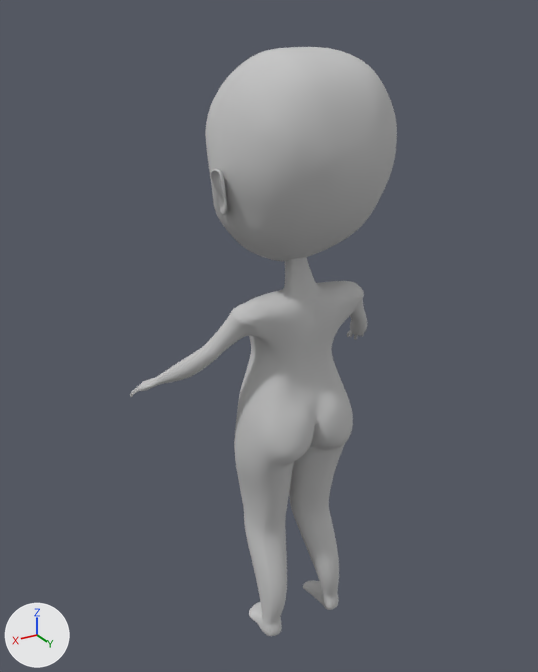
Before and after pictures for a commit that changed the Blender file MaleChibi.blend.
Rendered twice from a 50 mm camera at (1.047, 1.579, 1.795) aimed at (0.039, -0.102, 0.954). The lights are fixed; the arrows at lower left show +X, +Y and +Z.

Objects in the first picture: 'Body', 'Head'.
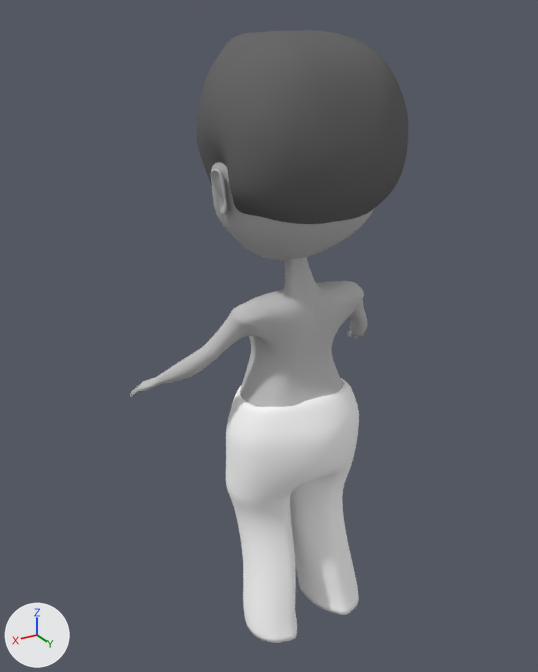
Commit message: Male Pants

Patch to the scene script:
```diff
--- a/MaleChibi.blend.py
+++ b/MaleChibi.blend.py
@@ mat_pants @@
+mat_pants = diffuse_material('Pants')
+mat_pants.base_color = (1.0, 1.0, 1.0)  # white #ffffff
@@ me_cylinder_002 @@
+me_cylinder_002.from_pydata(...)  # 144 vertices, 125 faces; spans x 0.0..0.211, y -0.196..0.157, z -0.726..0.041
+me_cylinder_002.polygons.foreach_set('use_smooth', [True] * 125)
+me_cylinder_002.materials.append(mat_pants)  # white #ffffff
@@ me_cube_005 @@
+me_cube_005.from_pydata(...)  # 118 vertices, 98 faces; spans x 0.0..0.84, y -0.89..0.78, z -0.83..0.51
+me_cube_005.polygons.foreach_set('use_smooth', [True] * 98)
+me_cube_005.materials.append(mat_hair)  # dark grey #696969
@@ ob_pants @@
+ob_pants = bpy.data.objects.new('Pants', me_cylinder_002)
+ob_pants.location = (0.0, 0.0, 0.784)
+_m = ob_pants.modifiers.new('Mirror', 'MIRROR')
+_m.use_clip = True
+_m = ob_pants.modifiers.new('Subsurf', 'SUBSURF')
+_m = ob_pants.modifiers.new('Solidify', 'SOLIDIFY')
+_m.thickness = 0.019
+_m.nonmanifold_thickness_mode = 'FIXED'
+_m.nonmanifold_merge_threshold = 0.0003
@@ ob_shorthair @@
+ob_shorthair = bpy.data.objects.new('ShortHair', me_cube_005)
+ob_shorthair.location = (-0.007, -0.032, 1.604)
+ob_shorthair.scale = (0.32, 0.32, 0.32)
+_m = ob_shorthair.modifiers.new('Mirror', 'MIRROR')
+_m.use_clip = True
+_m = ob_shorthair.modifiers.new('Subsurf', 'SUBSURF')
+_m.levels = 2
```

Where the change shows, as pixel boxes (x1, y1, x2, y2) in the pictures (538 x 672 px):
'ShortHair', added: after (197, 30, 408, 224)
'Pants', added: after (226, 378, 359, 643)
'Head', unchanged, covered by the edit: before (205, 47, 397, 261); after (211, 162, 374, 261)
